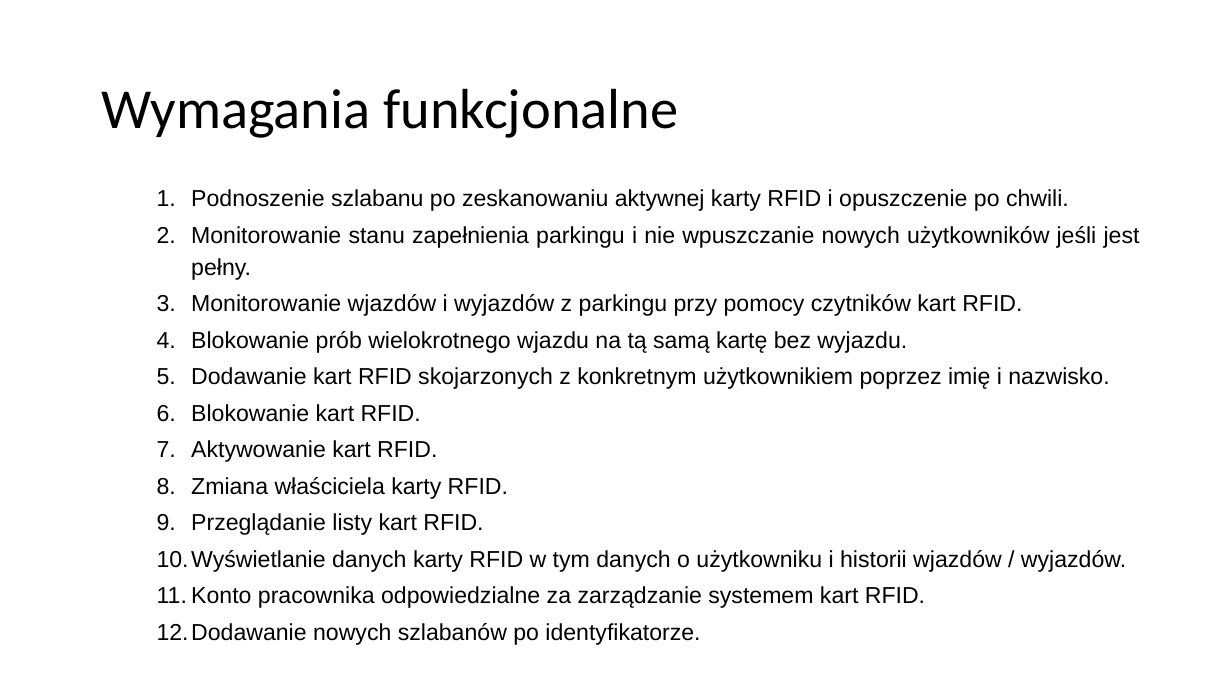
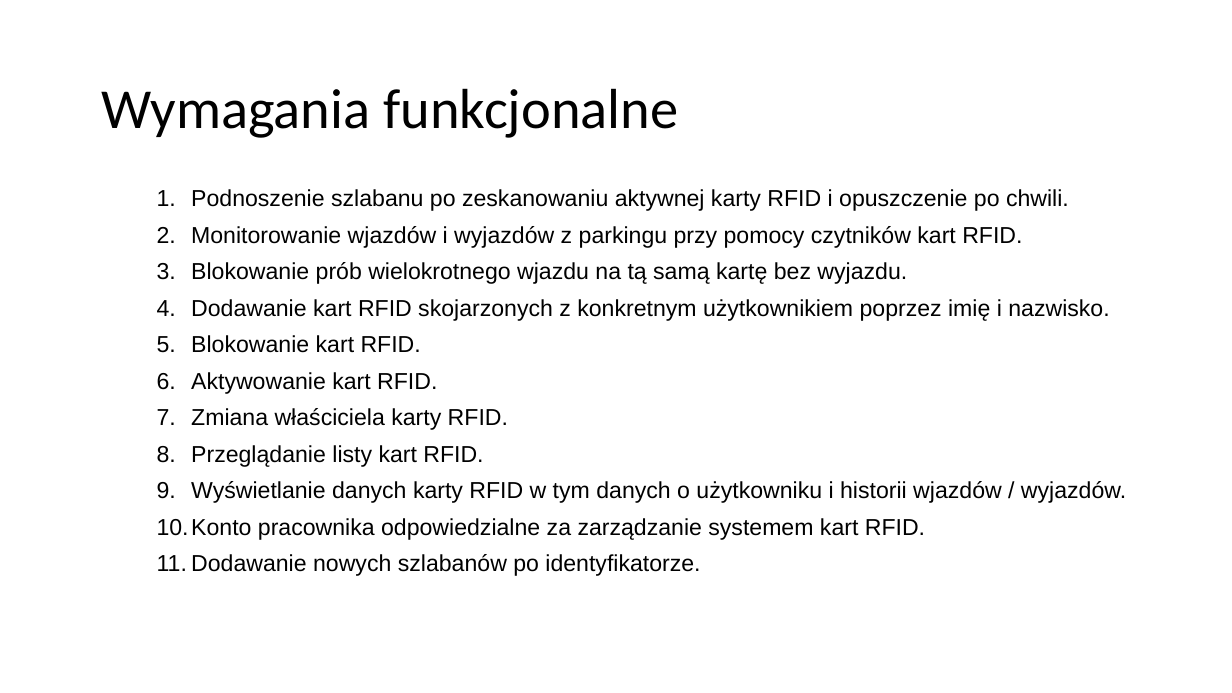
Before and after one commit to najwi/iot-parking, a slide deck: slide 3 of docs/prezentacja IoT.pptx. Drawn at 1232x693 pixels with LibreOffice and Linux fonts; fonts in the diff are those of the drawing; background and template pictures are left out. Boxes give left, top, right and bottom in pixels: in the first picture for what was removed or moved away, otherwise in the second. Text is boxed around its words. In the diff, an @@ line names an element or a change of style, - is before the commit and + after.

Commit message:
updated presentation

```diff
--- a/docs/prezentacja IoT.pptx
+++ b/docs/prezentacja IoT.pptx
@@ text at <box>191,226,1140,280</box>: paragraph removed @@
-2. Monitorowanie stanu zapełnienia parkingu i nie wpuszczanie nowych użytkowników jeśli jest pełny.
```
Also in this commit, not shown: 2 slides added.
